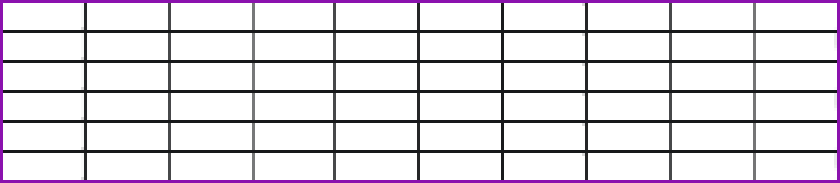
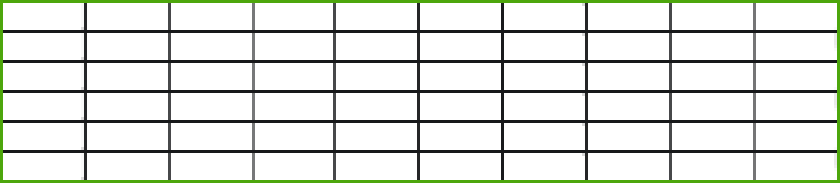
Layers edited between the first and the second 840 × 183 image:
painted on "Rectangle 1" over [0, 0, 840, 183]
